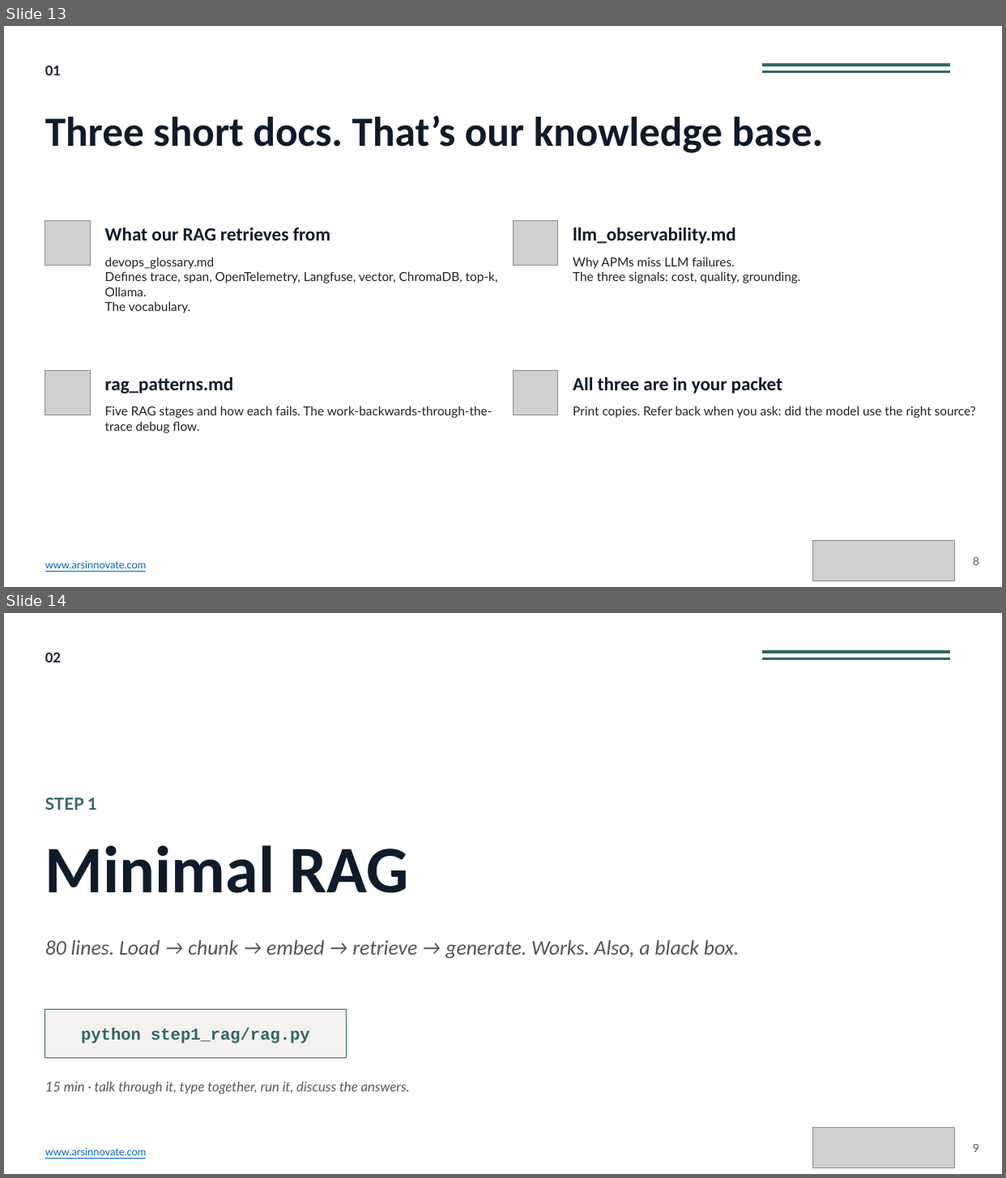
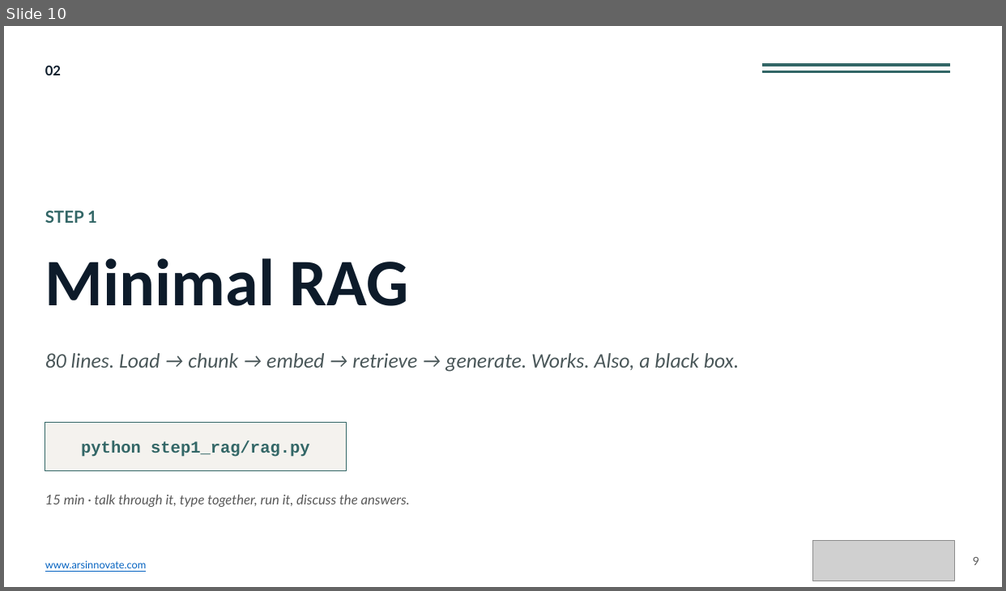
Before and after one commit to gigimcc4/DevOpsDays_llmops, a slide deck: Hands-On-ish_LLMOps.pptx. Shown one above the other, each under a label of ours: slides 13 and 14 before the commit, slide 10 after it. The pictures are 1006x1178 and 1006x591 pixels, drawn with LibreOffice and Linux fonts; fonts in the diff are those of the drawing; grey boxes stand for pictures. Boxes give left, top, right and bottom in pixels: in the first picture for what was removed or moved away, otherwise in the second. Text is boxed around its words. In the diff, an @@ line names an element or a change of style, - is before the commit and + after.

```diff
--- a/Hands-On-ish_LLMOps.pptx
+++ b/Hands-On-ish_LLMOps.pptx
@@ slide 13 removed at box(4, 26, 1002, 587), background #FFFFFF @@
@@ text removed at box(45, 65, 61, 75) @@
-01
@@ rectangle removed at box(762, 63, 949, 66) @@
@@ rectangle removed at box(762, 71, 949, 72) @@
@@ text removed at box(45, 116, 824, 153) @@
-Three short docs. That’s our knowledge base.
@@ picture removed at box(45, 220, 90, 266) @@
@@ text removed at box(105, 227, 330, 241) @@
-What our RAG retrieves from
@@ picture removed at box(513, 220, 558, 266) @@
@@ text removed at box(573, 227, 736, 244) @@
-llm_observability.md
@@ text removed at box(105, 257, 498, 314) @@
-devops_glossary.md
-Defines trace, span, OpenTelemetry, Langfuse, vector, ChromaDB, top-k, Ollama.
-The vocabulary.
@@ text removed at box(573, 257, 801, 284) @@
-Why APMs miss LLM failures.
-The three signals: cost, quality, grounding.
@@ picture removed at box(45, 370, 90, 416) @@
@@ text removed at box(105, 377, 234, 394) @@
-rag_patterns.md
@@ picture removed at box(513, 370, 558, 416) @@
@@ text removed at box(573, 377, 782, 394) @@
-All three are in your packet
@@ text removed at box(105, 406, 492, 433) @@
-Five RAG stages and how each fails. The work-backwards-through-the-trace debug flow.
@@ text removed at box(573, 406, 976, 418) @@
-Print copies. Refer back when you ask: did the model use the right source?
@@ picture removed at box(813, 541, 955, 582) @@
@@ text removed at box(973, 557, 979, 565) @@
-8
@@ text removed at box(45, 561, 147, 569) @@
-www.arsinnovate.com
@@ what was slide 14 is now slide 10 @@
```
Also in this commit, not shown: 5 slides changed, 3 other slides removed, 1 other file.
